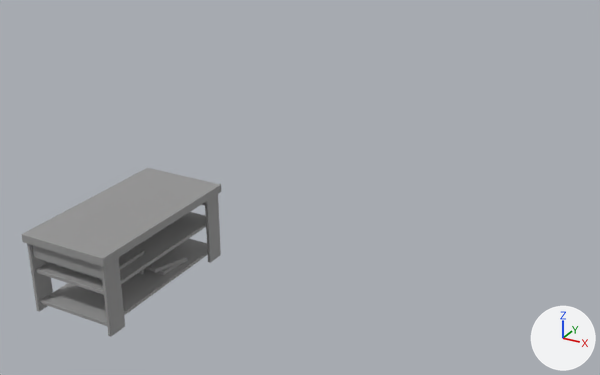
Renders of the glTF model dataset/103cce55-24d5-4c71-9856-156962e30511_LivingDiningRoom-89516/visible_furniture/Tea_Table_0fd24be8-b353-5f1f-88eb-76bd51f6df65.glb from each side of a commit.
The view is the same before and after, from a 50 mm camera at (2.28, -8.85, 2.85) aimed at (-0.87, -3.13, -0.01). The axes (+X, +Y, +Z) are drawn at lower right. The lights are the same throughout. The picture after the commit comes second. Where no turn or scale is listed for an object, it has been applied to the vertices. Vertices at exactly the same position are counted once.

Names of what the first picture shows: 'raw_model.obj'.
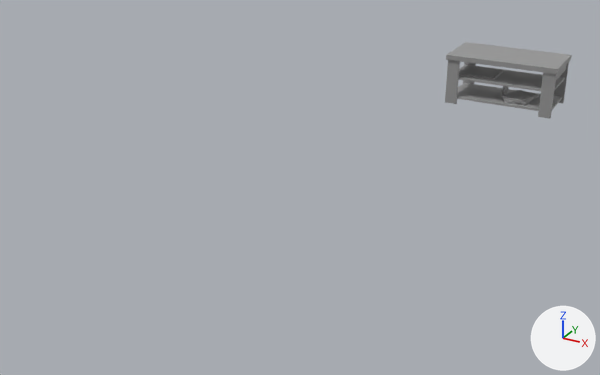
Location of each change, [x1, y1, x2, y2] in pixels of the pictures (600 x 375 px; the box of a moved part takes in the faces that stretch with it):
'raw_model.obj', reshaped (36% narrower, 54% shorter)
    before: [21, 168, 221, 337]
    after: [445, 42, 572, 119]
part 1 of me_raw_model_obj, moved or reshaped
    before: [57, 248, 144, 280]
    after: [460, 65, 504, 80]
part 2 of me_raw_model_obj, moved or reshaped
    before: [145, 256, 187, 276]
    after: [504, 98, 534, 106]
part 3 of me_raw_model_obj, moved or reshaped (not visible afterwards)
    before: [32, 245, 102, 278]
part 4 of me_raw_model_obj, moved or reshaped (not visible before)
    after: [555, 64, 567, 81]
part 5 of me_raw_model_obj, moved or reshaped
    before: [21, 168, 221, 267]
    after: [446, 42, 572, 74]
part 6 of me_raw_model_obj, moved or reshaped
    before: [205, 194, 221, 263]
    after: [538, 72, 556, 119]
part 7 of me_raw_model_obj, moved or reshaped (not visible before)
    after: [554, 62, 569, 103]
part 8 of me_raw_model_obj, moved or reshaped (mostly hidden afterwards)
    before: [27, 244, 53, 312]
    after: [463, 62, 476, 84]
part 9 of me_raw_model_obj, moved or reshaped
    before: [101, 258, 125, 337]
    after: [445, 60, 460, 104]
part 10 of me_raw_model_obj, moved or reshaped
    before: [36, 212, 206, 295]
    after: [459, 64, 565, 91]
part 11 of me_raw_model_obj, moved or reshaped
    before: [40, 239, 208, 326]
    after: [457, 83, 562, 111]
part 12 of me_raw_model_obj, moved or reshaped
    before: [138, 269, 144, 275]
    after: [502, 86, 509, 95]
part 13 of me_raw_model_obj, added
    after: [502, 90, 538, 103]
part 14 of me_raw_model_obj, deleted
    before: [147, 250, 185, 273]

Edits to the bpy script that builds the scene:
```text
Change me_raw_model_obj:
    used by ob_raw_model_obj
    remove me_raw_model_obj.from_pydata(...)  # 1345 vertices, 2444 faces; spans x -1.345..-0.71, y -5.732..-4.527, z 0.039..0.581
    add me_raw_model_obj.from_pydata(...)  # 1348 vertices, 2444 faces; spans x -0.596..0.596, y -0.325..0.325, z 0.0..0.542
    me_raw_model_obj part 1: the loose piece of 85 vertices spanning x -1.218..-0.848, y -5.601..-5.218, z 0.333..0.355 is multiplied about its middle by the matrix ((0.0, 0.989, 0.0), (-1.024, 0.0, 0.0), (0.0, 0.0, 1.0)), then moved by (0.756, 5.415, -0.039)
    me_raw_model_obj part 2: the loose piece of 223 vertices spanning x -1.133..-0.797, y -5.083..-4.814, z 0.116..0.143 is multiplied about its middle by the matrix ((0.0, 0.989, 0.0), (-1.024, 0.0, 0.0), (0.0, 0.0, 1.0)), then moved by (1.144, 4.884, -0.039)
    me_raw_model_obj part 3: the loose piece of 100 vertices spanning x -1.303..-0.752, y -5.7..-5.678, z 0.419..0.527 is multiplied about its middle by the matrix ((0.0, 0.989, 0.0), (-1.024, 0.0, 0.0), (0.0, 0.0, 1.0)), then moved by (0.475, 5.689, -0.039)
    me_raw_model_obj part 4: the loose piece of 107 vertices spanning x -1.303..-0.752, y -4.581..-4.559, z 0.419..0.527 is multiplied about its middle by the matrix ((0.0, 0.989, 0.0), (-1.024, 0.0, 0.0), (0.0, 0.0, 1.0)), then moved by (1.581, 4.57, -0.039)
    me_raw_model_obj part 5: the loose piece of 79 vertices spanning x -1.345..-0.71, y -5.732..-4.527, z 0.527..0.581 is multiplied about its middle by the matrix ((0.0, 0.989, 0.0), (-1.024, 0.0, 0.0), (0.0, 0.0, 1.0)), then moved by (1.028, 5.129, -0.039)
    me_raw_model_obj part 6: the loose piece of 72 vertices spanning x -0.749..-0.728, y -4.674..-4.542, z 0.039..0.527 is turned -90 degrees about the z axis through its middle, then moved by (1.254, 4.312, -0.039)
    me_raw_model_obj part 7: the loose piece of 72 vertices spanning x -1.328..-1.307, y -4.674..-4.542, z 0.039..0.527 is turned -90 degrees about the z axis through its middle, then moved by (1.834, 4.905, -0.039)
    me_raw_model_obj part 8: the loose piece of 73 vertices spanning x -1.328..-1.307, y -5.715..-5.584, z 0.039..0.527 is turned -90 degrees about the z axis through its middle, then moved by (0.803, 5.947, -0.039)
    me_raw_model_obj part 9: the loose piece of 72 vertices spanning x -0.749..-0.728, y -5.715..-5.584, z 0.039..0.527 is turned -90 degrees about the z axis through its middle, then moved by (0.224, 5.353, -0.039)
    me_raw_model_obj part 10: the loose piece of 78 vertices spanning x -1.303..-0.752, y -5.699..-4.559, z 0.311..0.333 is multiplied about its middle by the matrix ((0.0, 0.989, 0.0), (-1.024, 0.0, 0.0), (0.0, 0.0, 1.0)), then moved by (1.028, 5.129, -0.039)
    me_raw_model_obj part 11: the loose piece of 80 vertices spanning x -1.303..-0.752, y -5.699..-4.559, z 0.093..0.115 is multiplied about its middle by the matrix ((0.0, 0.989, 0.0), (-1.024, 0.0, 0.0), (0.0, 0.0, 1.0)), then moved by (1.028, 5.129, -0.039)
    me_raw_model_obj part 12: the loose piece of 78 vertices spanning x -1.107..-0.948, y -5.14..-5.118, z 0.115..0.31 is multiplied about its middle by the matrix ((0.0, 0.989, 0.0), (-1.024, 0.0, 0.0), (0.0, 0.0, 1.0)), then moved by (1.028, 5.129, -0.039)
    me_raw_model_obj part 13: a new loose piece of 229 vertices spanning x 0.011..0.347, y -0.258..0.129, z 0.105..0.132, in mat_material_0 (its picture is missing)
    me_raw_model_obj part 14: the loose piece of 226 vertices spanning x -1.154..-0.776, y -5.118..-4.779, z 0.144..0.171 is deleted
```
